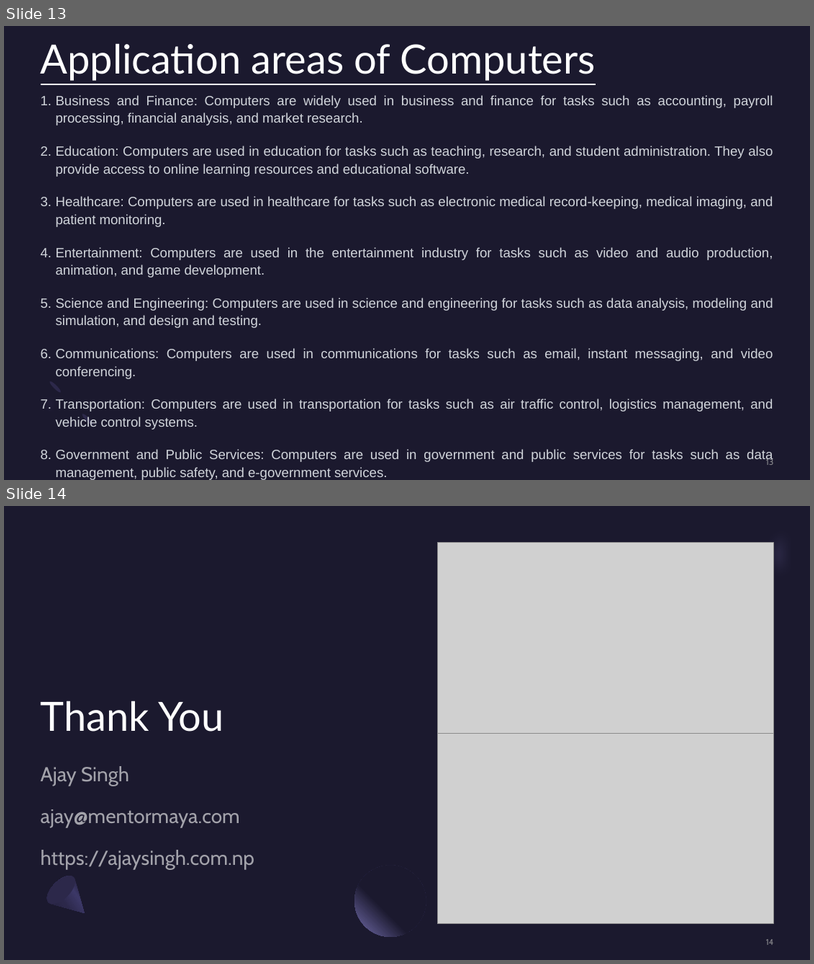
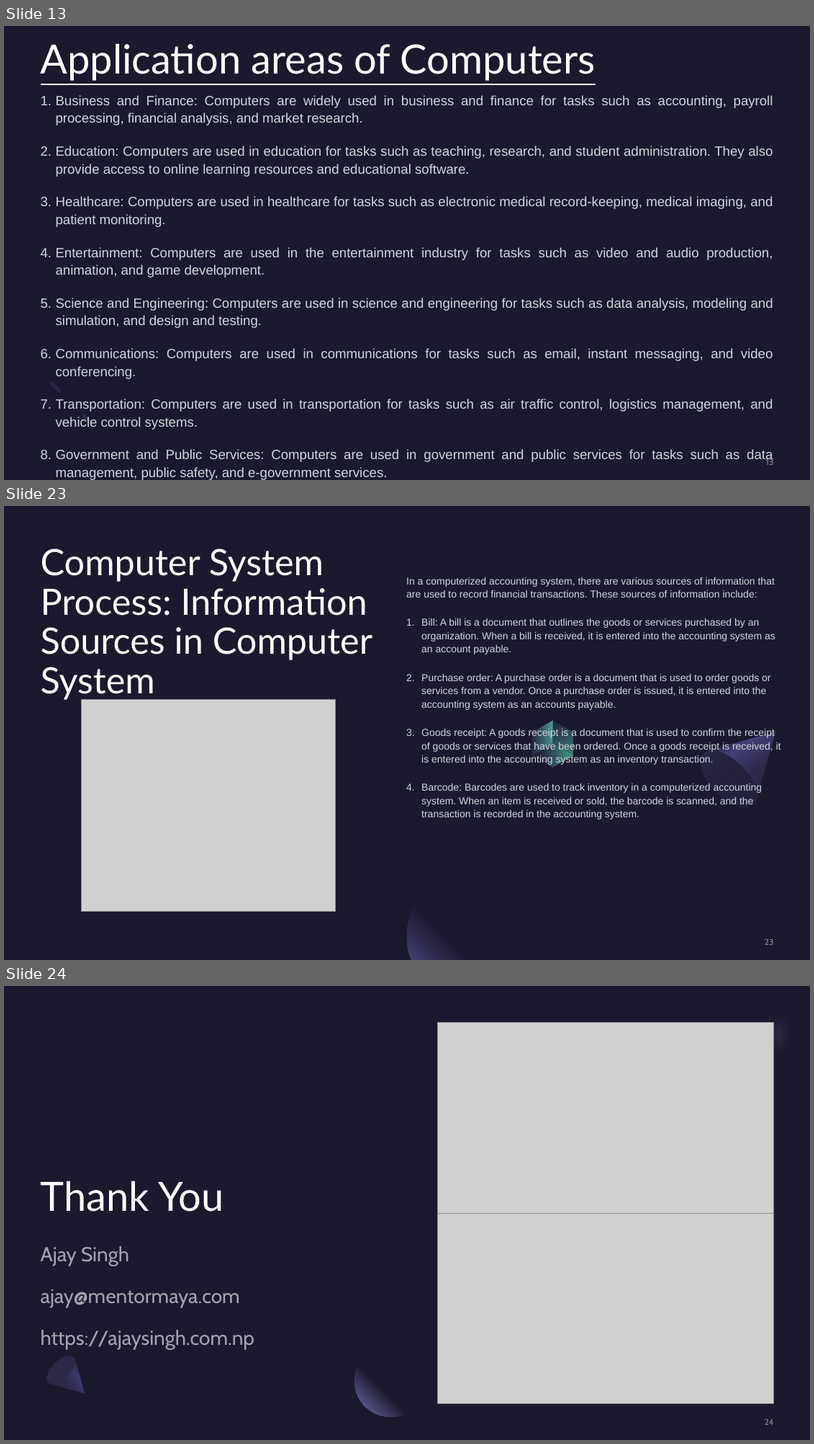
Before and after one commit to mentormaya/notes, a slide deck: assets/Computer System in Accounting.pptx. Shown one above the other, each under a label of ours: slides 13 and 14 before the commit, slides 13, 23 and 24 after it; the slides between them are not shown. The pictures are 814x964 and 814x1444 pixels, drawn with LibreOffice and Linux fonts; fonts in the diff are those of the drawing; grey boxes stand for pictures. Boxes give left, top, right and bottom in pixels: in the first picture for what was removed or moved away, otherwise in the second. Text is boxed around its words. In the diff, an @@ line names an element or a change of style, - is before the commit and + after.

```diff
--- a/assets/Computer System in Accounting.pptx
+++ b/assets/Computer System in Accounting.pptx
@@ slide 23 added at bbox=[4, 506, 810, 960], background #1B192E @@
@@ rectangle added at bbox=[4, 506, 810, 960], fill #1B192E @@
@@ title added at bbox=[41, 548, 373, 699], 43.2 pt, text #FFFFFF @@
+Computer System Process: Information Sources in Computer System
@@ text added at bbox=[406, 577, 782, 819], 12 pt, text #D1D5DB @@
+In a computerized accounting system, there are various sources of information that are used to record financial transactions. These sources of information include:
+1. Bill: A bill is a document that outlines the goods or services purchased by an organization. When a bill is received, it is entered into the accounting system as an account payable.
+2. Purchase order: A purchase order is a document that is used to order goods or services from a vendor. Once a purchase order is issued, it is entered into the accounting system as an accounts payable.
+3. Goods receipt: A goods receipt is a document that is used to confirm the receipt of goods or services that have been ordered. Once a goods receipt is received, it is entered into the accounting system as an inventory transaction.
+4. Barcode: Barcodes are used to track inventory in a computerized accounting system. When an item is received or sold, the barcode is scanned, and the transaction is recorded in the accounting system.
@@ picture added at bbox=[82, 700, 335, 911] @@
@@ freeform shape added at bbox=[522, 720, 563, 755], fill gradient #2C284A to #5BEFC1 @@
@@ freeform shape added at bbox=[543, 714, 584, 762], fill gradient #2C284A to #5BEFC1 @@
@@ freeform shape added at bbox=[692, 707, 801, 816], fill gradient #2C284A to #454075 to #1B192E @@
@@ freeform shape added at bbox=[532, 738, 574, 773], fill gradient #2C284A to #5BEFC1 @@
@@ ellipse added at bbox=[691, 741, 767, 816], fill gradient #23213C to #2C284A @@
@@ freeform shape added at bbox=[407, 871, 538, 960], fill gradient #1B192E to #454075 @@
@@ page number added at bbox=[765, 939, 774, 944], 10 pt, text #A6A6A6 at 80% opacity @@
+23
@@ what was slide 14 is now slide 24 @@
@@ page number at bbox=[765, 1419, 774, 1424]: text changed @@
-14
+24
```
Also in this commit, not shown: 9 other slides added, 1 other file.
